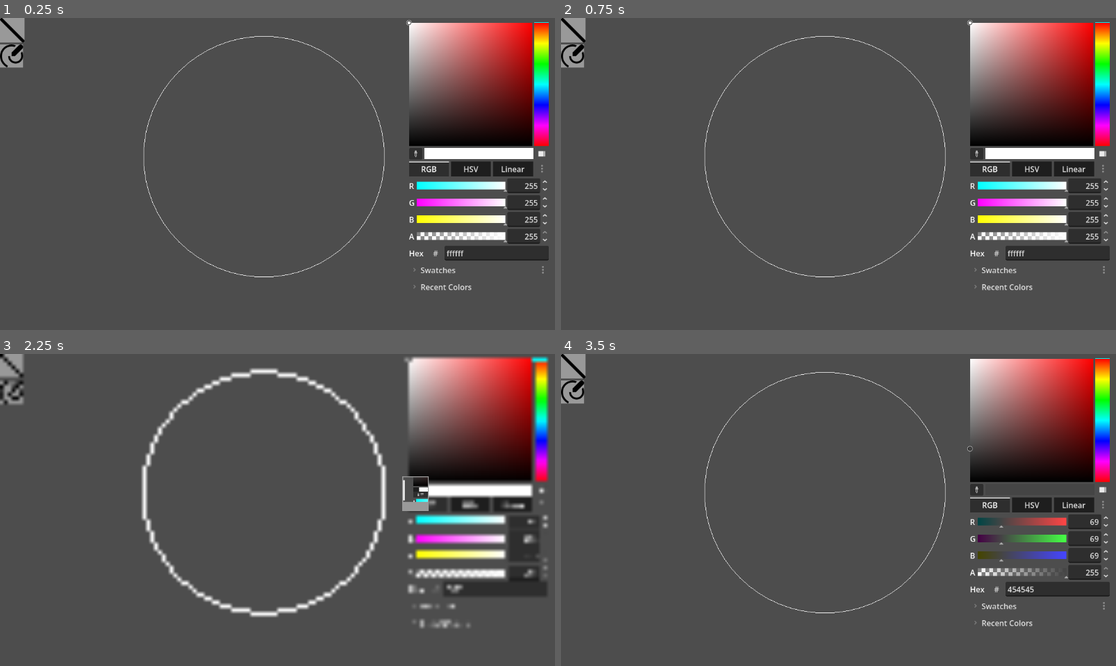
Above: before the commit, frames 1-4 (two rows, left to right).
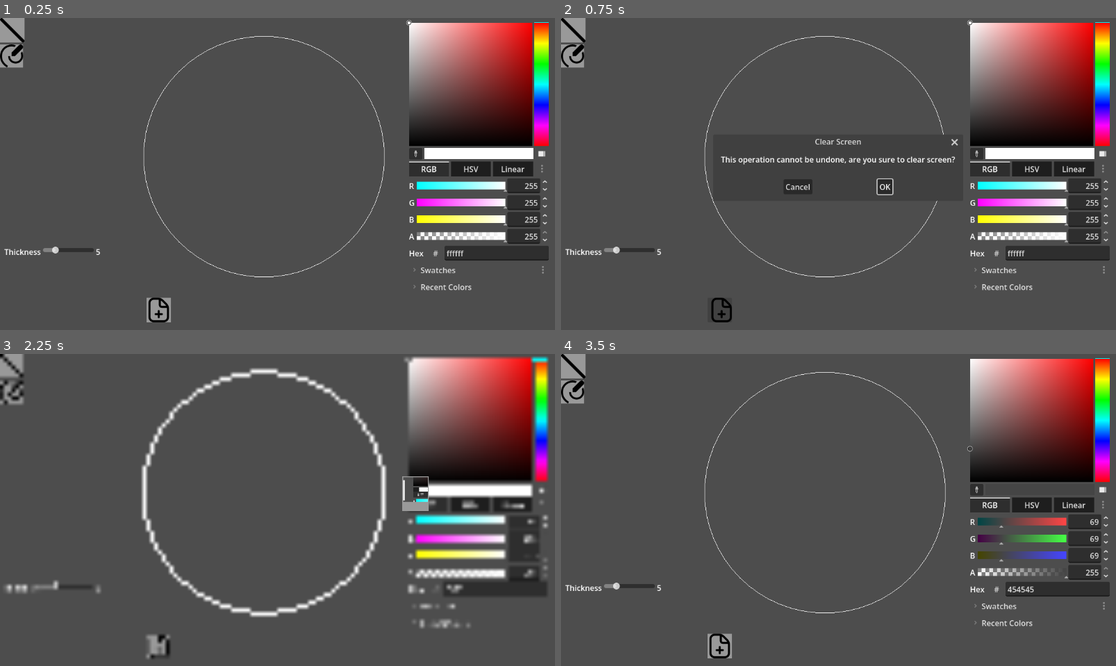
Above: after the commit, the same moments.

Repository: abalidoth/hyper-scribble
Game: Godot game, scene res://main_screen.tscn
Same seed, same stepped clock (60 frames per second), same inputs: the game is played once before the commit and once after it.
Inputs (mouse positions are in pixels of both pictures, inside the frame that each line leads up to):
- Up to frame 1 (0.25 s): no input
- Up to frame 2 (0.75 s): click (721, 311) at 0.52 s
- Up to frame 3 (2.25 s): click (321, 522) at 1.25 s, where only the run after the commit has a clickable "OK"; click (416, 491) at 2 s
- Up to frame 4 (3.5 s): click "RGB" at 2.75 s

The runs differ from the first frame. In frame 1, 0.5% of the frame differs, in the area x 0-31%, y 73-98%; in frame 2, 1.2%, in the area x 0-72%, y 37-98%; in frame 3, 0.5%; in frame 4, 0.5%.

Commit message:
Freehand added

Diff:
--- /dev/null
+++ b/Assets/add-document.svg
@@ -0,0 +1 @@
+<svg id="Layer_1" height="512" viewBox="0 0 24 24" width="512" xmlns="http://www.w3.org/2000/svg" data-name="Layer 1"><path d="m16 16a1 1 0 0 1 -1 1h-2v2a1 1 0 0 1 -2 0v-2h-2a1 1 0 0 1 0-2h2v-2a1 1 0 0 1 2 0v2h2a1 1 0 0 1 1 1zm6-5.515v8.515a5.006 5.006 0 0 1 -5 5h-10a5.006 5.006 0 0 1 -5-5v-14a5.006 5.006 0 0 1 5-5h4.515a6.958 6.958 0 0 1 4.95 2.05l3.484 3.486a6.951 6.951 0 0 1 2.051 4.949zm-6.949-7.021a5.01 5.01 0 0 0 -1.051-.78v4.316a1 1 0 0 0 1 1h4.316a4.983 4.983 0 0 0 -.781-1.05zm4.949 7.021c0-.165-.032-.323-.047-.485h-4.953a3 3 0 0 1 -3-3v-4.953c-.162-.015-.321-.047-.485-.047h-4.515a3 3 0 0 0 -3 3v14a3 3 0 0 0 3 3h10a3 3 0 0 0 3-3z"/></svg>
--- a/geometry_manager.gd
+++ b/geometry_manager.gd
@@ -82,25 +82,35 @@
 	var radius: float
 	var start_angle : float
 	var end_angle : float
-	const points : int = 100
+	const points : int = 20
 	var color : Color
-	const thickness : float = 2.0
-
-	static func init(
+	var thickness : float
+
+	func _init(
 		center_: Vector2,
 		radius_: float,
 		start_angle_ : float,
 		end_angle_: float,
-		color_: Color
-	) -> ArcDrawing:
-		var d : ArcDrawing = ArcDrawing.new()
-		d.center = center_
-		d.radius = radius_
-		d.start_angle = start_angle_
-		d.end_angle = end_angle_
-		d.color = color_
-		return d
-
+		color_: Color,
+		thickness_ : float
+	) -> void:
+		center = center_
+		radius = radius_
+		start_angle = start_angle_
+		end_angle = end_angle_
+		color = color_
+		thickness = thickness_
+
+class PolylineDrawing extends Drawing:
+
+	var points: Array[Vector2]
+	var thickness: float
+	var color: Color
+
+	func _init(points_, thickness_, color_):
+		points = points_
+		thickness = thickness_
+		color = color_
 
 class Primitive:
 	var point_idx: Array[int]
@@ -113,16 +123,19 @@
 
 class SegPrimitive extends Primitive:
 	var color : Color
+	var thickness : float
 
 	func _init(
 		start_point: int,
 		end_point: int,
 		color_: Color,
+		thickness_: float,
 		manager_: GeometryManager
 
 	) -> void:
 		point_idx= [start_point, end_point]
 		color = color_
+		thickness = thickness_
 		manager = manager_
 
 	func draw()-> Array[Drawing]:
@@ -138,27 +151,31 @@
 			else:
 				a2+=TAU
 
-		return [ArcDrawing.init(
+		return [ArcDrawing.new(
 			c.to_vec2()*manager.screen_radius,
 			r*manager.screen_radius,
 			a1,
 			a2,
-			color
+			color,
+			thickness
 		)]
 
 class RayPrimitive extends Primitive:
 	var color : Color
+	var thickness : float
 
 	func _init(
 		start_point: int,
 		end_point: int,
 		color_: Color,
+		thickness_: float,
 		manager_: GeometryManager
 
 	) -> void:
 		point_idx= [start_point, end_point]
 		color = color_
 		manager = manager_
+		thickness = thickness_
 
 	func draw()-> Array[Drawing]:
 		var ends = get_points()
@@ -186,26 +203,30 @@
 			else:
 				a2+=TAU
 
-		return [ArcDrawing.init(
+		return [ArcDrawing.new(
 			c.to_vec2()*manager.screen_radius,
 			r*manager.screen_radius,
 			a1,
 			a2,
-			color
+			color,
+			thickness
 		)]
 
 class LinePrimitive extends Primitive:
 	var color : Color
+	var thickness: float
 
 	func _init(
 		start_point: int,
 		end_point: int,
 		color_: Color,
+		thickness_ : float,
 		manager_: GeometryManager
 
 	) -> void:
 		point_idx= [start_point, end_point]
 		color = color_
+		thickness = thickness_
 		manager = manager_
 
 	func draw()-> Array[Drawing]:
@@ -223,14 +244,38 @@
 			else:
 				a2+=TAU
 
-		return [ArcDrawing.init(
+		return [ArcDrawing.new(
 			c.to_vec2()*manager.screen_radius,
 			r*manager.screen_radius,
 			a1,
 			a2,
+			color,
+			thickness
+		)]
+
+class FreehandPrimitive extends Primitive:
+	var thickness : float
+	var color: Color
+
+	func _init(color_ : Color, thickness_: float, manager_: GeometryManager) -> void:
+		color = color_
+		thickness = thickness_
+		manager = manager_
+
+	func add_point(idx: int) -> void:
+		point_idx.append(idx)
+
+	func draw() -> Array[Drawing]:
+		var complex_points = get_points()
+		var vec_points: Array[Vector2] = []
+		for z in complex_points:
+			vec_points.append(z.to_vec2() * manager.screen_radius)
+
+		return [PolylineDrawing.new(
+			vec_points,
+			thickness,
 			color
 		)]
-
 
 func add_hom_to_true(z:MathUtils.hom_complex) -> int:
 	true_pool_n_r.append(z.num.real)
@@ -239,18 +284,19 @@
 	true_pool_d_i.append(z.den.imag)
 	return len(true_pool_n_r)-1
 
+func complex_to_true(z: MathUtils.complex) -> MathUtils.hom_complex:
+	var z_hom : MathUtils.hom_complex = MathUtils.hom_complex.from_complex(z)
+	return current_view.invert().apply_to_hom(z_hom)
+
 func create_geodetic(
 	start_point: MathUtils.complex,
 	end_point: MathUtils.complex,
 	color: Color,
+	thickness: float,
 	type: String
 ) -> void:
-
-	var start_hom : MathUtils.hom_complex = MathUtils.hom_complex.from_complex(start_point)
-	var end_hom: MathUtils.hom_complex = MathUtils.hom_complex.from_complex(end_point)
-	var to_true_coords: MathUtils.mobius = current_view.invert()
-	var start_true: MathUtils.hom_complex = to_true_coords.apply_to_hom(start_hom)
-	var end_true: MathUtils.hom_complex = to_true_coords.apply_to_hom(end_hom)
+	var start_true: MathUtils.hom_complex = complex_to_true(start_point)
+	var end_true: MathUtils.hom_complex = complex_to_true(end_point)
 
 	var start_idx = add_hom_to_true(start_true)
 	var end_idx = add_hom_to_true(end_true)
@@ -261,6 +307,7 @@
 			start_idx,
 			end_idx,
 			color,
+			thickness,
 			self
 		)
 	elif type == "ray":
@@ -268,6 +315,7 @@
 			start_idx,
 			end_idx,
 			color,
+			thickness,
 			self
 		)
 	elif type == "line":
@@ -275,10 +323,37 @@
 			start_idx,
 			end_idx,
 			color,
+			thickness,
 			self
 		)
 	primitives.append(s)
 	queue_redraw()
+
+func create_freehand(
+	start_point: MathUtils.complex,
+	color: Color,
+	thickness: float,
+) -> void:
+	var s: FreehandPrimitive
+	s = FreehandPrimitive.new(color, thickness, self)
+
+	var start_hom : MathUtils.hom_complex = complex_to_true(start_point)
+	var start_idx : int = add_hom_to_true(start_hom)
+
+	update_cache()
+
+	s.add_point(start_idx)
+	primitives.append(s)
+
+func update_freehand(new_point: MathUtils.complex) -> void:
+	var s = primitives[-1]
+	assert(s is FreehandPrimitive, "Calling update_freehand when most recent primitive is not freehand")
+	var new_true = complex_to_true(new_point)
+	var new_idx = add_hom_to_true(new_true)
+
+	update_cache()
+
+	s.add_point(new_idx)
 
 
 func _draw() -> void:
@@ -295,6 +370,12 @@
 					d.color,
 					d.thickness
 				)
+			elif d is PolylineDrawing:
+				draw_polyline(
+					d.points,
+					d.color,
+					d.thickness
+				)
 
 
 func _on_main_screen_begin_pan(pan_center_screen: Vector2) -> void:
@@ -344,22 +425,26 @@
 func _ready() -> void:
 	pass
 	#for i in range(500):
-		#create_segment(
+		#create_geodetic(
 			#random_point(),
 			#random_point(),
-			#Color(sqrt(randf()),sqrt(randf()),sqrt(randf()))
+			#Color(sqrt(randf()),sqrt(randf()),sqrt(randf())),
+			#randi_range(1,5),
+			#"line"
 		#)
 
 
 func _on_main_screen_draw_event(tool: String, event: String, screen_loc: Vector2) -> void:
 	var complex_loc: MathUtils.complex = screen_vec_to_complex(screen_loc)
+	var color: Color= %ColorPicker.color
+	var thickness: float =  %ThicknessSlider.value
 	if tool in ["segment", "ray", "line"]:
 		if event == "start":
 			line_start = complex_loc
 		elif event == "move":
 			if line_exists:
 				clear_last_primitive()
-			create_geodetic(line_start, complex_loc, %ColorPicker.color, tool)
+			create_geodetic(line_start, complex_loc, color , thickness, tool)
 			line_exists = true
 		elif event == "cancel":
 			if line_exists:
@@ -371,5 +456,26 @@
 			if line_exists:
 				clear_last_primitive()
 			line_exists = false
-
-	queue_redraw()
+	elif tool == "freehand":
+		if event == "start":
+			create_freehand(complex_loc,color, thickness)
+		elif event == "new_point":
+			update_freehand(complex_loc)
+
+
+	queue_redraw()
+
+func _on_dialog_clear() -> void:
+	primitives = []
+	for a in [
+		true_pool_n_r,
+		true_pool_n_i,
+		true_pool_d_r,
+		true_pool_d_i,
+		cache_pool_r,
+		cache_pool_i
+	]:
+		a = []
+
+	current_view = MathUtils.mobius.id()
+	queue_redraw()
--- a/main_screen.gd
+++ b/main_screen.gd
@@ -3,6 +3,7 @@
 
 var panning = false
 var drawing = false
+var freehand_oob = false
 
 signal begin_pan(pan_center:Vector2)
 signal pan_move(move_loc: Vector2)
@@ -44,6 +45,17 @@
 					drawing = false
 					draw_event.emit(current_tool, "cancel", event.position)
 
+			elif current_tool == "freehand":
+				if event.pressed and valid:
+					drawing = true
+					draw_event.emit(current_tool, "start", event.position)
+				elif not event.pressed and drawing and valid:
+					drawing = false
+					draw_event.emit(current_tool, "end", event.position)
+				elif not event.pressed and freehand_oob:
+					freehand_oob = false
+
+
 
 		#Pan button
 		if event.button_index == MouseButton.MOUSE_BUTTON_RIGHT:
@@ -79,8 +91,38 @@
 				else:
 					print("emit out of bounds")
 					draw_event.emit(current_tool, "out_of_bounds", event.position)
+			elif current_tool == "freehand":
+				if valid and drawing and not freehand_oob:
+					draw_event.emit(current_tool, "new_point", event.position)
+				elif valid and not drawing and freehand_oob:
+					draw_event.emit(current_tool, "start", event.position)
+					freehand_oob = false
+					drawing = true
+				elif drawing and not valid:
+					draw_event.emit(current_tool, "end", event.position)
+					drawing = false
+					freehand_oob = true
+
 
 
 
 func _on_tool_bar_tool_selected(tool: String) -> void:
 	current_tool = tool
+
+
+func _on_thickness_slider_value_changed(value: float) -> void:
+	%ThicknessValue.text = "%d"%value
+
+
+func _on_clear_button_pressed() -> void:
+	# Create dialog
+	var dialog = ConfirmationDialog.new()
+	dialog.title = "Clear Screen"
+	dialog.dialog_text = "This operation cannot be undone, are you sure to clear screen?"
+
+	# connect signal
+	dialog.confirmed.connect(%GeometryManager._on_dialog_clear)
+	# show dialog
+	add_child(dialog)
+	dialog.popup_centered() # center on screen
+	dialog.show()
--- a/main_screen.tscn
+++ b/main_screen.tscn
@@ -3,6 +3,8 @@
 [ext_resource type="Script" uid="uid://bnknc6d04oex2" path="res://main_screen.gd" id="1_tjn2e"]
 [ext_resource type="PackedScene" uid="uid://15515o31pjxr" path="res://geometry_manager.tscn" id="2_w0p2i"]
 [ext_resource type="PackedScene" uid="uid://vmtni5lwh5x7" path="res://tool_bar.tscn" id="3_7a4el"]
+[ext_resource type="Theme" uid="uid://c81xmkp0npp1l" path="res://tool_theme.tres" id="4_4sclt"]
+[ext_resource type="Texture2D" uid="uid://0cnao7lug2fb" path="res://Assets/add-document.svg" id="5_ywh4s"]
 
 [node name="MainScreen" type="Node2D" unique_id=543593682]
 script = ExtResource("1_tjn2e")
@@ -26,6 +28,45 @@
 
 [node name="ToolBar" parent="." unique_id=1949241864 instance=ExtResource("3_7a4el")]
 
+[node name="VBoxContainer" type="VBoxContainer" parent="." unique_id=253272064]
+custom_minimum_size = Vector2(200, 0)
+offset_left = 9.0
+offset_top = 474.0
+offset_right = 49.0
+offset_bottom = 514.0
+
+[node name="ThicknessBox" type="HBoxContainer" parent="VBoxContainer" unique_id=685796942]
+layout_mode = 2
+
+[node name="Thickness" type="Label" parent="VBoxContainer/ThicknessBox" unique_id=1298585384]
+layout_mode = 2
+text = "Thickness"
+
+[node name="ThicknessSlider" type="HSlider" parent="VBoxContainer/ThicknessBox" unique_id=953072049]
+unique_name_in_owner = true
+layout_mode = 2
+size_flags_horizontal = 3
+min_value = 1.0
+max_value = 20.0
+value = 5.0
+rounded = true
+
+[node name="ThicknessValue" type="Label" parent="VBoxContainer/ThicknessBox" unique_id=1447979126]
+unique_name_in_owner = true
+layout_mode = 2
+text = "5"
+
+[node name="BottomBar" type="HBoxContainer" parent="." unique_id=37382991]
+offset_left = 304.0
+offset_top = 581.0
+offset_right = 344.0
+offset_bottom = 621.0
+theme = ExtResource("4_4sclt")
+
+[node name="ClearButton" type="Button" parent="BottomBar" unique_id=1190013845]
+layout_mode = 2
+icon = ExtResource("5_ywh4s")
+
 [connection signal="begin_pan" from="." to="GeometryManager" method="_on_main_screen_begin_pan"]
 [connection signal="cancel_pan" from="." to="GeometryManager" method="_on_main_screen_cancel_pan"]
 [connection signal="draw_event" from="." to="GeometryManager" method="_on_main_screen_draw_event"]
@@ -33,3 +74,5 @@
 [connection signal="pan_move" from="." to="GeometryManager" method="_on_main_screen_pan_move"]
 [connection signal="pan_out_of_bounds" from="." to="GeometryManager" method="_on_main_screen_pan_out_of_bounds"]
 [connection signal="tool_selected" from="ToolBar" to="." method="_on_tool_bar_tool_selected"]
+[connection signal="value_changed" from="VBoxContainer/ThicknessBox/ThicknessSlider" to="." method="_on_thickness_slider_value_changed"]
+[connection signal="pressed" from="BottomBar/ClearButton" to="." method="_on_clear_button_pressed"]
--- a/tool_bar.gd
+++ b/tool_bar.gd
@@ -56,12 +56,12 @@
 	else:
 		%DrawSubTray.visible = true
 
-func _on_free_button_pressed() -> void:
+func _on_freehand_button_pressed() -> void:
 	handle_buttons(
 		%DrawSubTray,
 		%DrawMainButton,
-		%FreeButton,
-		"free"
+		%FreehandButton,
+		"freehand"
 	)
 
 
--- a/tool_bar.tscn
+++ b/tool_bar.tscn
@@ -1,16 +1,12 @@
 [gd_scene format=3 uid="uid://vmtni5lwh5x7"]
 
 [ext_resource type="Script" uid="uid://bwia8yfwtipot" path="res://tool_bar.gd" id="1_bdfpa"]
+[ext_resource type="Theme" uid="uid://c81xmkp0npp1l" path="res://tool_theme.tres" id="1_cc52e"]
 [ext_resource type="Texture2D" uid="uid://qxybm1kjdfnk" path="res://Assets/slash.svg" id="1_xieyy"]
 [ext_resource type="Texture2D" uid="uid://5g540c1bc7ol" path="res://Assets/arrow-up-right.svg" id="3_t1wli"]
 [ext_resource type="Texture2D" uid="uid://bmri63rdmba2o" path="res://Assets/arrow-up-right-and-arrow-down-left-from-center.svg" id="4_feg01"]
 [ext_resource type="Texture2D" uid="uid://bml2scjkr8tbm" path="res://Assets/pen-swirl.svg" id="5_feg01"]
 [ext_resource type="Texture2D" uid="uid://cgylj58xmwe3n" path="res://Assets/draw-polygon.svg" id="6_cc52e"]
-
-[sub_resource type="StyleBoxFlat" id="StyleBoxFlat_feg01"]
-
-[sub_resource type="Theme" id="Theme_feg01"]
-Button/styles/normal = SubResource("StyleBoxFlat_feg01")
 
 [node name="ToolBar" type="Control" unique_id=1949241864]
 layout_mode = 3
@@ -19,7 +15,7 @@
 anchor_bottom = 1.0
 grow_horizontal = 2
 grow_vertical = 2
-theme = SubResource("Theme_feg01")
+theme = ExtResource("1_cc52e")
 script = ExtResource("1_bdfpa")
 
 [node name="BarVBox" type="VBoxContainer" parent="." unique_id=418330615]
@@ -68,7 +64,7 @@
 visible = false
 layout_mode = 2
 
-[node name="FreeButton" type="Button" parent="BarVBox/DrawTray/DrawSubTray" unique_id=1147185152]
+[node name="FreehandButton" type="Button" parent="BarVBox/DrawTray/DrawSubTray" unique_id=1147185152]
 unique_name_in_owner = true
 layout_mode = 2
 icon = ExtResource("5_feg01")
@@ -83,5 +79,5 @@
 [connection signal="pressed" from="BarVBox/LineTray/LineSubTray/RayButton" to="." method="_on_ray_button_pressed"]
 [connection signal="pressed" from="BarVBox/LineTray/LineSubTray/LineButton" to="." method="_on_line_button_pressed"]
 [connection signal="pressed" from="BarVBox/DrawTray/DrawMainButton" to="." method="_on_draw_main_button_pressed"]
-[connection signal="pressed" from="BarVBox/DrawTray/DrawSubTray/FreeButton" to="." method="_on_free_button_pressed"]
+[connection signal="pressed" from="BarVBox/DrawTray/DrawSubTray/FreehandButton" to="." method="_on_freehand_button_pressed"]
 [connection signal="pressed" from="BarVBox/DrawTray/DrawSubTray/PolyButton" to="." method="_on_poly_button_pressed"]
--- /dev/null
+++ b/tool_theme.tres
@@ -0,0 +1,6 @@
+[gd_resource type="Theme" format=3 uid="uid://c81xmkp0npp1l"]
+
+[sub_resource type="StyleBoxFlat" id="StyleBoxFlat_feg01"]
+
+[resource]
+Button/styles/normal = SubResource("StyleBoxFlat_feg01")
Not shown, added: Assets/add-document.svg.import
